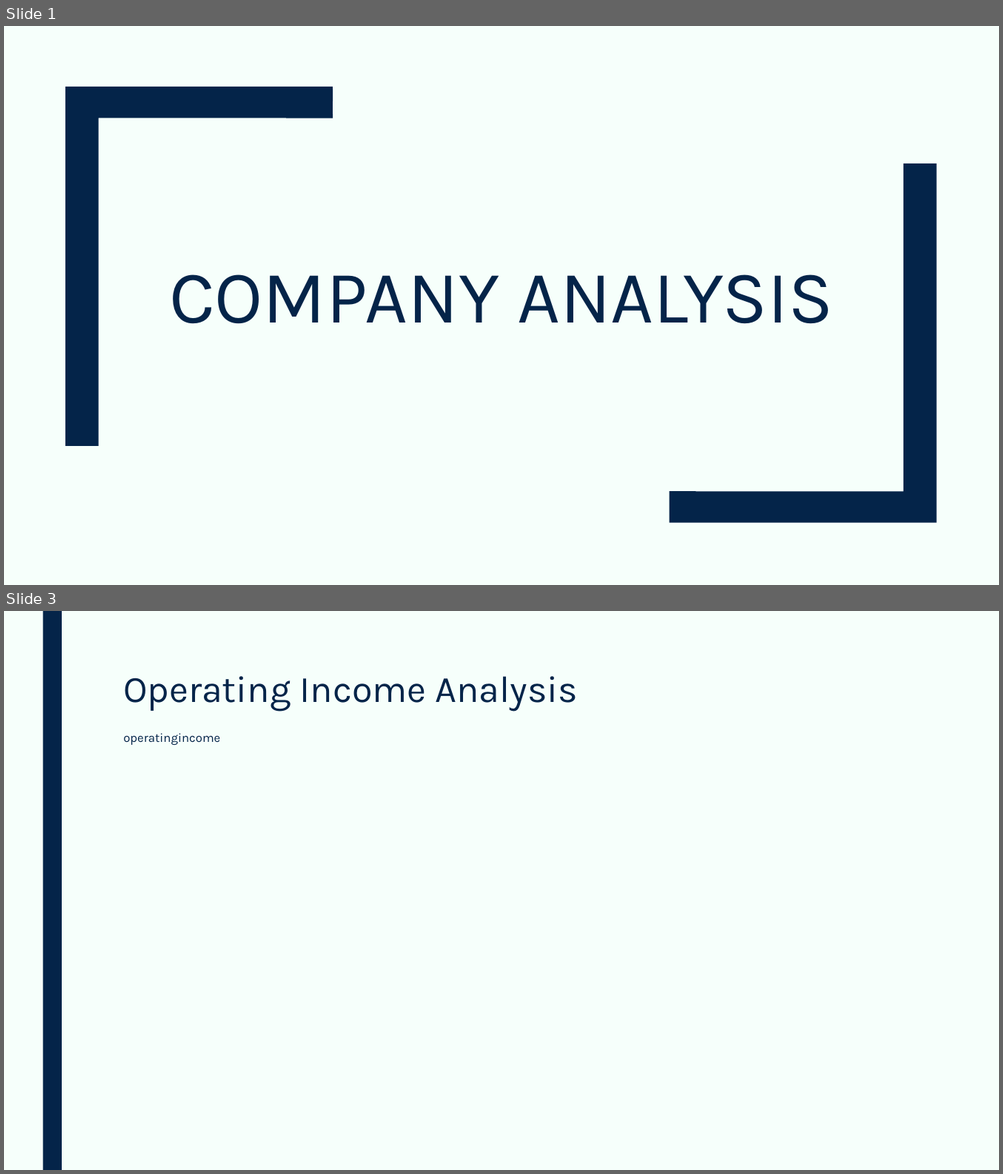
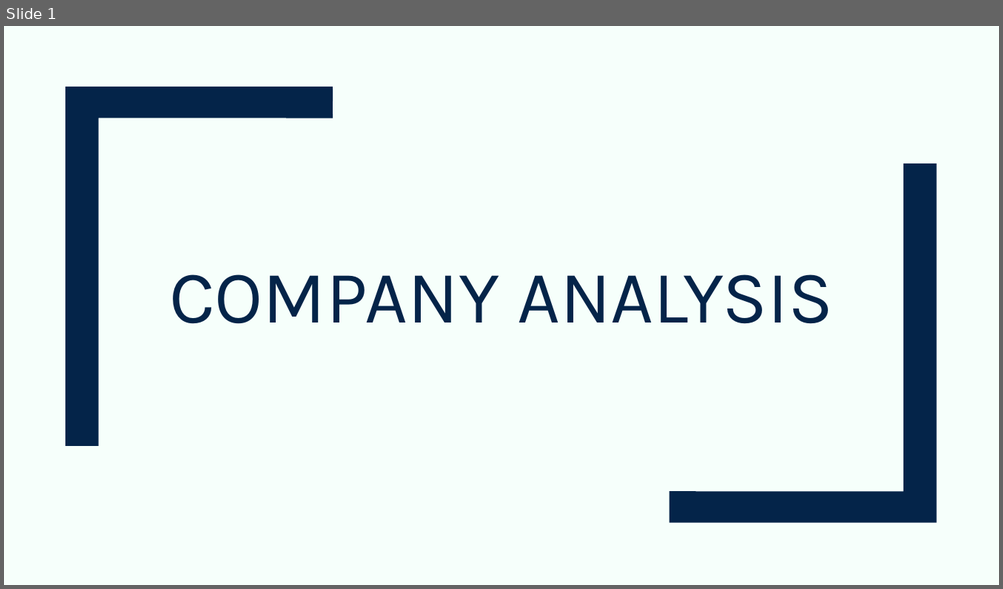
Before and after one commit to devangovind/AMUCLDISS, a slide deck: fastapi-backend/pres/output.pptx. Shown one above the other, each under a label of ours: slides 1 and 3 before the commit, slide 1 after it; the slides between them are not shown. The pictures are 1003x1174 and 1003x589 pixels, drawn with LibreOffice and Linux fonts; fonts in the diff are those of the drawing. Boxes give left, top, right and bottom in pixels: in the first picture for what was removed or moved away, otherwise in the second. Text is boxed around its words. In the diff, an @@ line names an element or a change of style, - is before the commit and + after.

```diff
--- a/fastapi-backend/pres/output.pptx
+++ b/fastapi-backend/pres/output.pptx
@@ slide 3 removed at bbox=[4, 611, 999, 1170], background #F6FFFB @@
@@ rectangle removed at bbox=[42, 611, 62, 1170] @@
@@ title removed at bbox=[123, 676, 578, 712] @@
-Operating Income Analysis
@@ text removed at bbox=[123, 733, 220, 745] @@
-operatingincome
```
Also in this commit, not shown: 1 slide changed, 3 slides added, 3 other slides removed, 9 other files.
